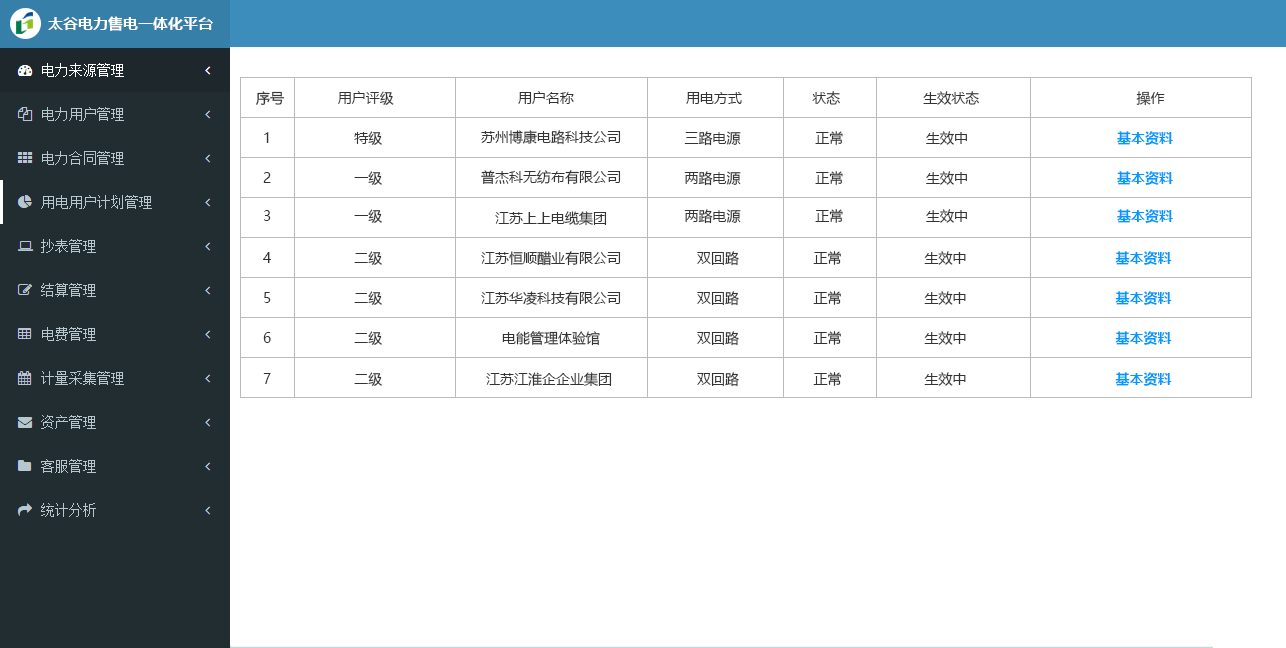
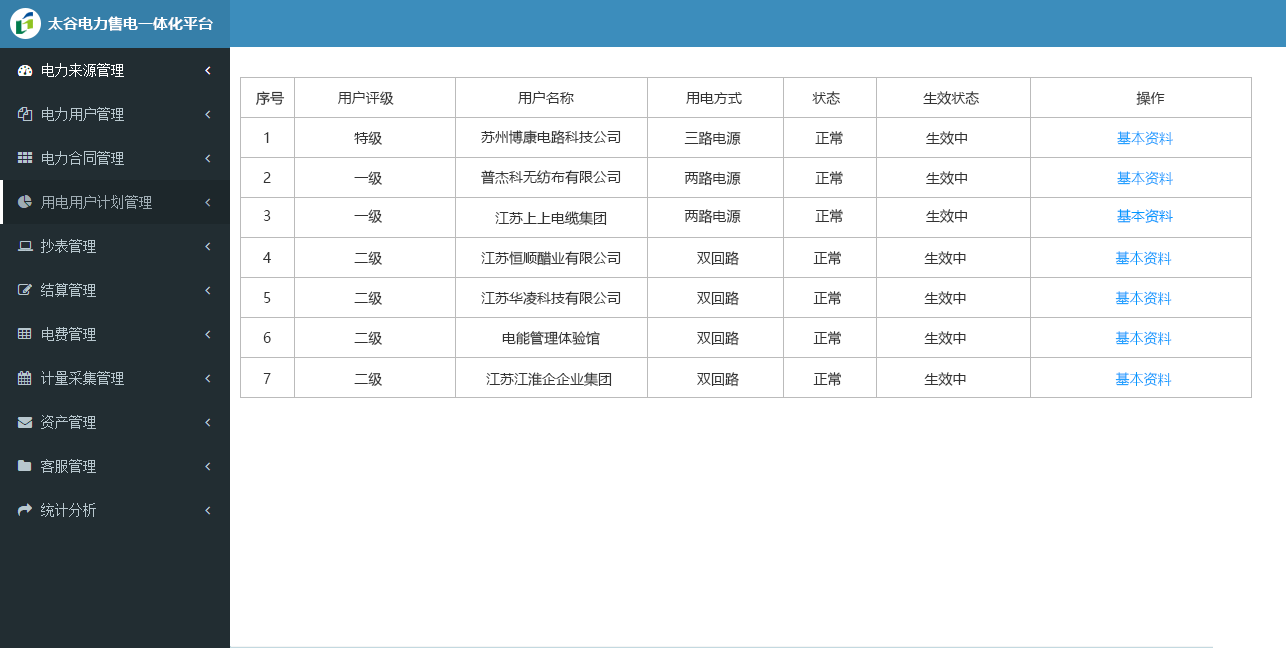
Two versions of the same layered image (1286×648). Layer-by-layer changes:
added group "active" with 2 layers above "公司名称" over <box>0,48,230,224</box>
added layer "active all" (multiply) in group "active" over <box>3,180,230,224</box>
added layer "one" in group "active" over <box>0,48,230,92</box>
painted on "6 二级" over <box>1115,331,1172,345</box>
painted on "7 二级" over <box>1115,372,1172,386</box>
painted on "5 二级" over <box>1115,291,1172,305</box>
painted on "4 二级" over <box>1115,251,1172,265</box>
painted on "3 一级" over <box>1117,209,1173,223</box>
painted on "2 一级" over <box>1117,171,1173,185</box>
painted on "1 特级" over <box>1117,131,1173,145</box>
